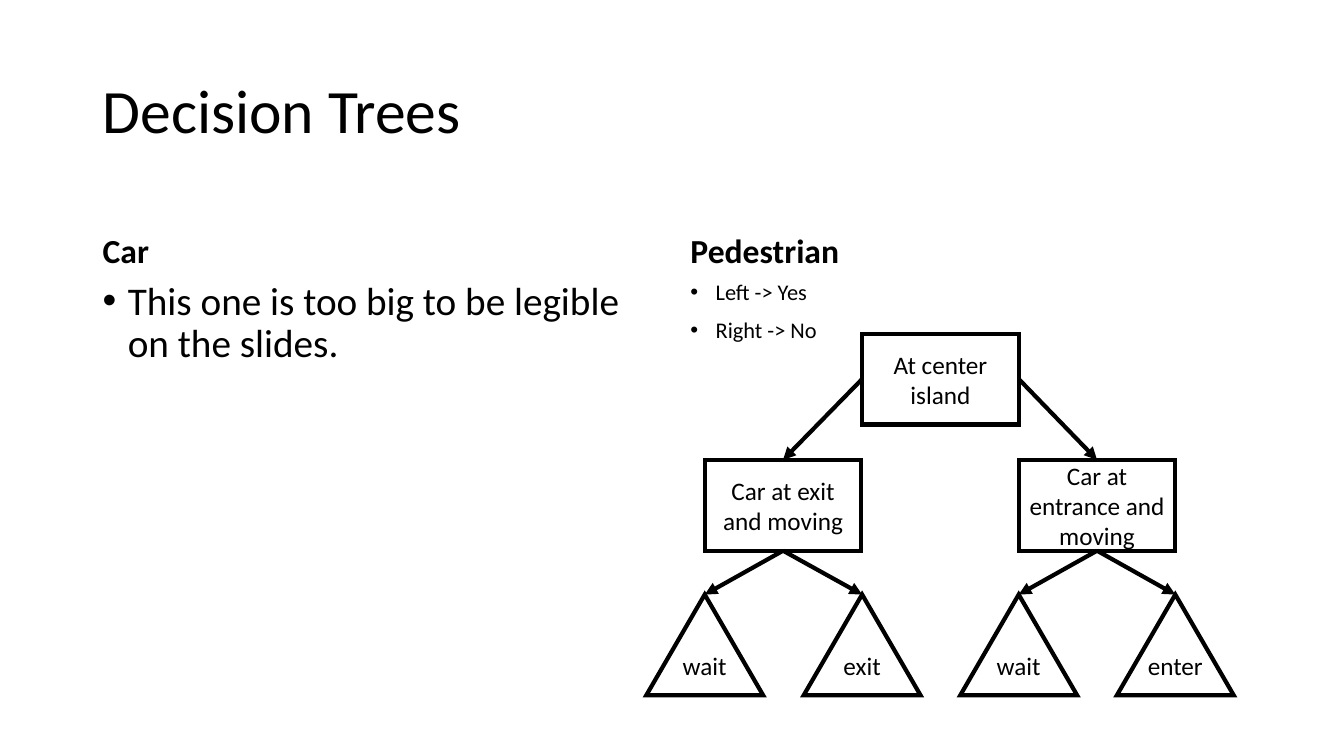
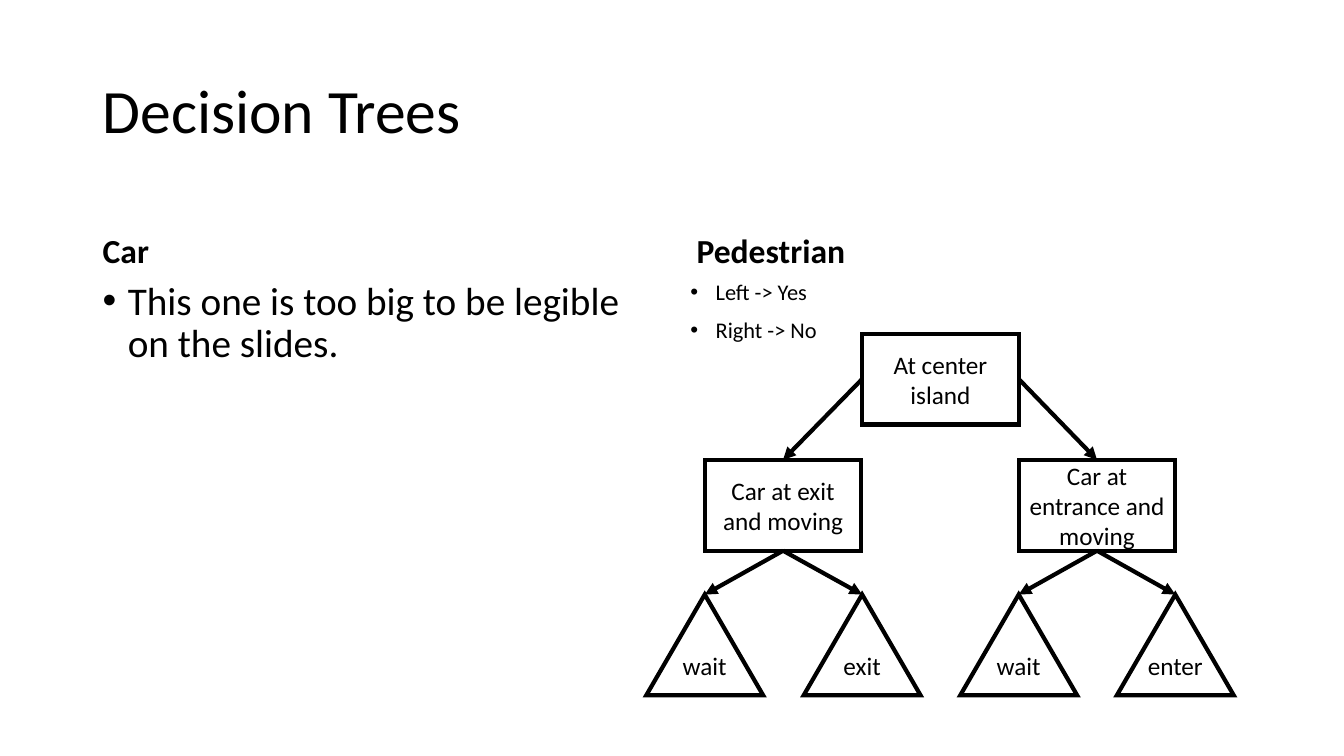
Before and after one commit to as-tuck/roundabout_modeling, a slide deck: slide 7 of Effects of Pedestrians on Traffic Flow of Cars.pptx. Drawn at 1344x756 pixels with LibreOffice and Linux fonts; fonts in the diff are those of the drawing. Boxes give left, top, right and bottom in pixels: in the first picture for what was removed or moved away, otherwise in the second. Text is boxed around its words. In the diff, an @@ line names an element or a change of style, - is before the commit and + after.

```diff
--- a/Effects of Pedestrians on Traffic Flow of Cars.pptx
+++ b/Effects of Pedestrians on Traffic Flow of Cars.pptx
@@ text "Pedestrian": place and size @@
-text "Pedestrian" at [690,239,839,264]
+text "Pedestrian" at [697,239,846,264]
```
Also in this commit, not shown: 1 slide added, 7 other files.
